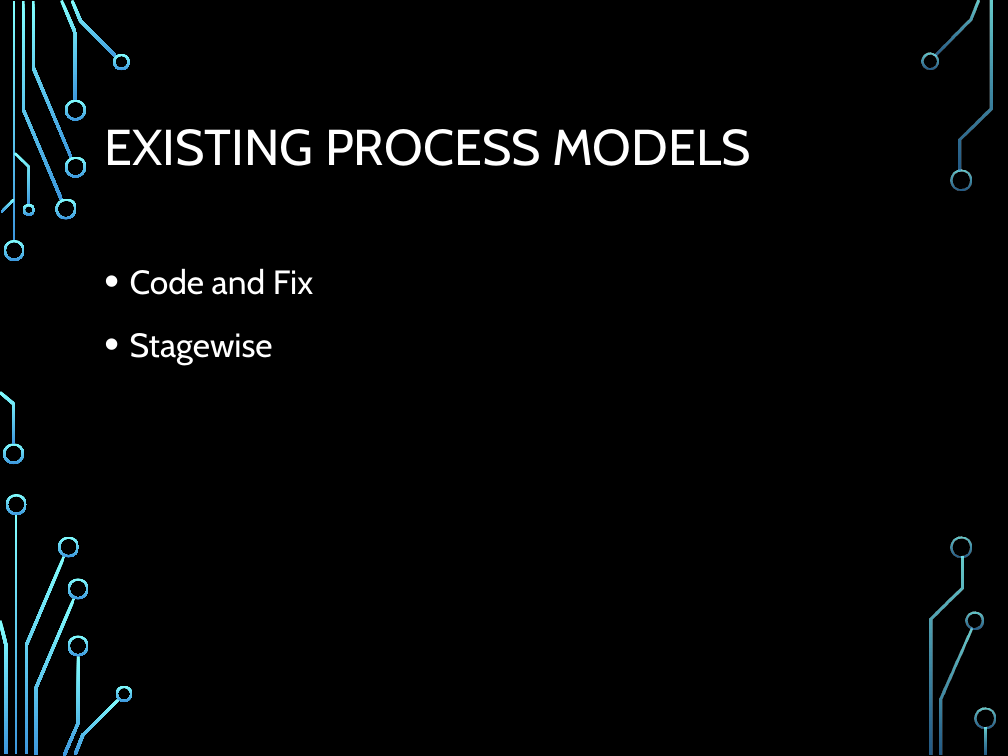
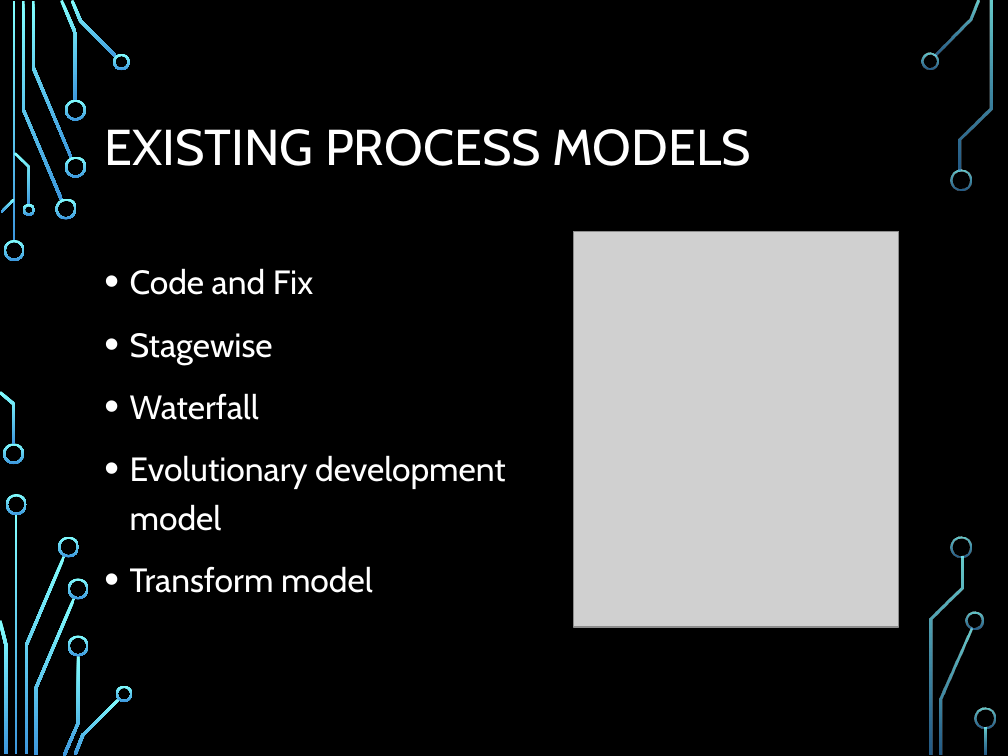
Before and after one commit to Polo08816/AdvancedWebDevelopment, a slide deck: slide 4 of Reading Presentation/SpiralSoftwareDevelopment.pptx. Drawn at 1008x756 pixels with LibreOffice and Linux fonts; fonts in the diff are those of the drawing; grey boxes stand for pictures; background and template pictures are left out. Boxes give left, top, right and bottom in pixels: in the first picture for what was removed or moved away, otherwise in the second. Text is boxed around its words. In the diff, an @@ line names an element or a change of style, - is before the commit and + after.

Commit message:
Updates.

```diff
--- a/Reading Presentation/SpiralSoftwareDevelopment.pptx
+++ b/Reading Presentation/SpiralSoftwareDevelopment.pptx
@@ picture added at [574,231,899,627] @@
@@ text at [130,393,506,593]: paragraphs added @@
+• Waterfall
+• Evolutionary development
+  model
+• Transform model
```
Also in this commit, not shown: 4 slides added.
